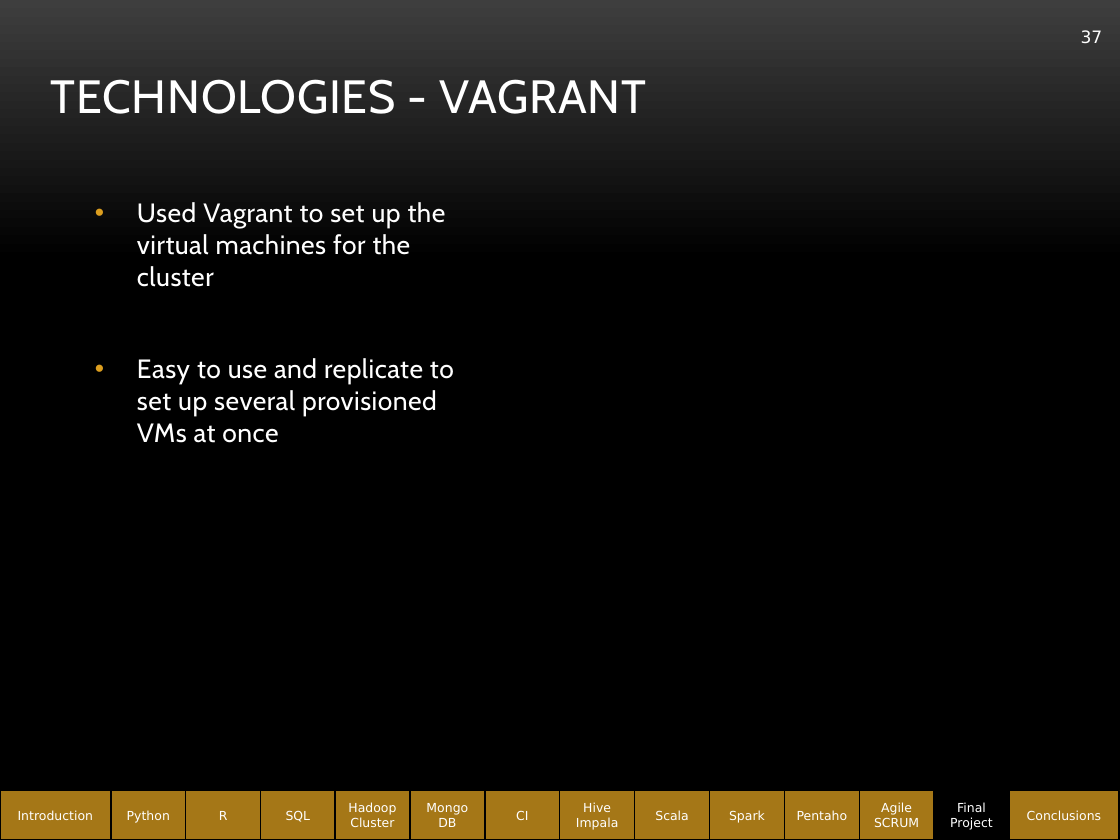
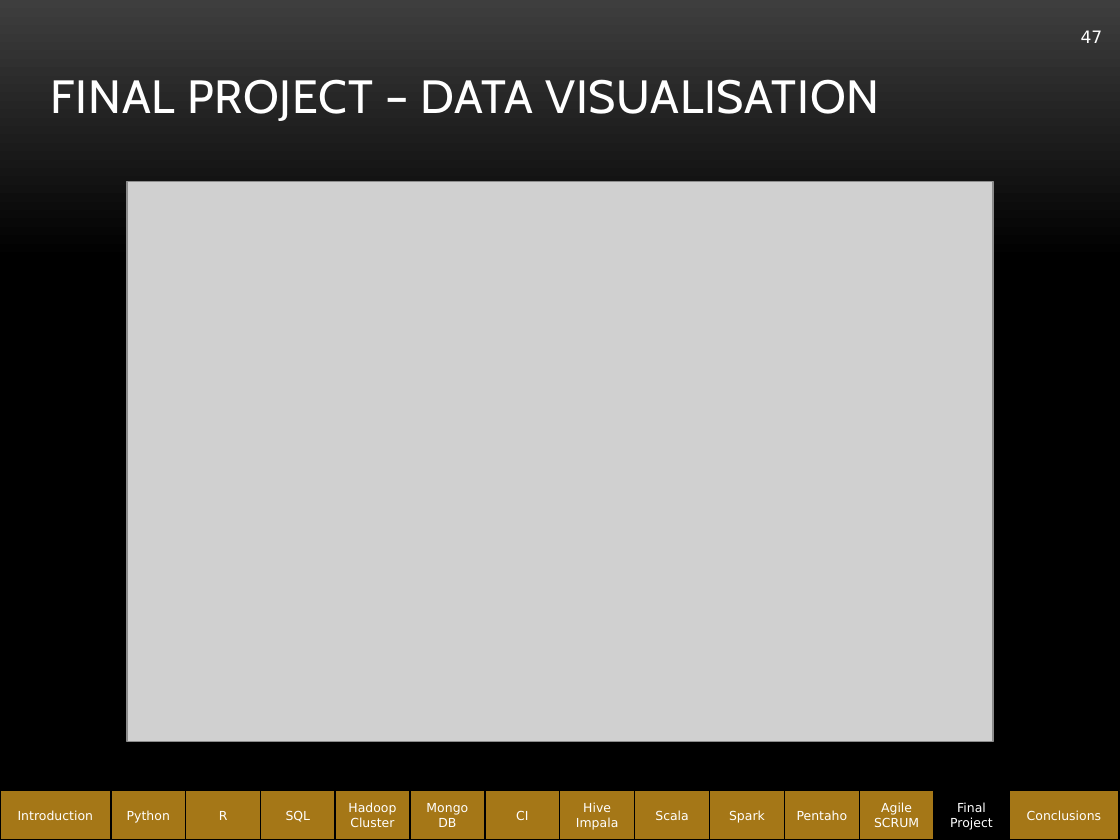
Before and after one commit to abe1ge/teletubbiesQAC, a slide deck: slide 47 of FinalPresentation.pptx (slide 37 before the commit). Drawn at 1120x840 pixels with LibreOffice and Linux fonts; fonts in the diff are those of the drawing; grey boxes stand for pictures; background and template pictures are left out. Boxes give left, top, right and bottom in pixels: in the first picture for what was removed or moved away, otherwise in the second. Text is boxed around its words. In the diff, an @@ line names an element or a change of style, - is before the commit and + after.

Commit message:
mostly finished, just final touchups and machine learning results required

```diff
--- a/FinalPresentation.pptx
+++ b/FinalPresentation.pptx
@@ page number at box(1081, 30, 1103, 43): text changed @@
-37
+47
@@ title at box(51, 79, 879, 121): text changed @@
-TECHNOLOGIES - VAGRANT
+FINAL PROJECT – DATA VISUALISATION
@@ picture added at box(127, 181, 992, 741) @@
@@ text removed at box(137, 202, 454, 443) @@
-• Used Vagrant to set up the virtual machines for the cluster
-• Easy to use and replicate to set up several provisioned VMs at once
```
Also in this commit, not shown: 14 other slides changed, 4 slides added.
